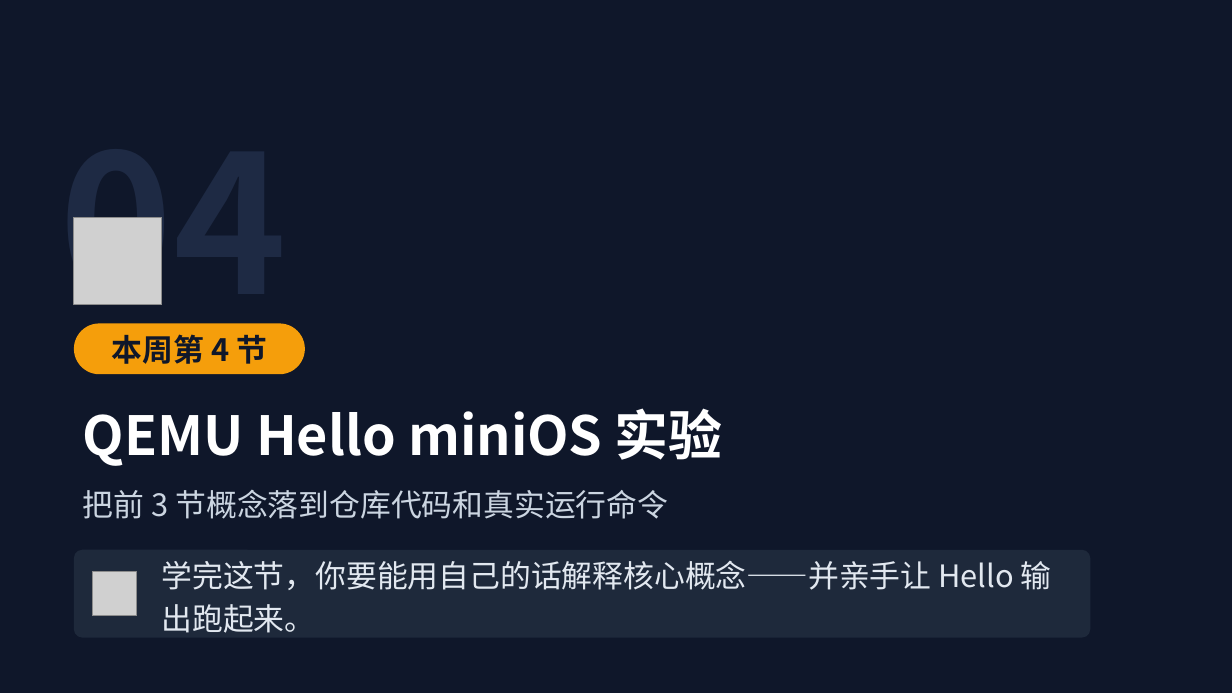
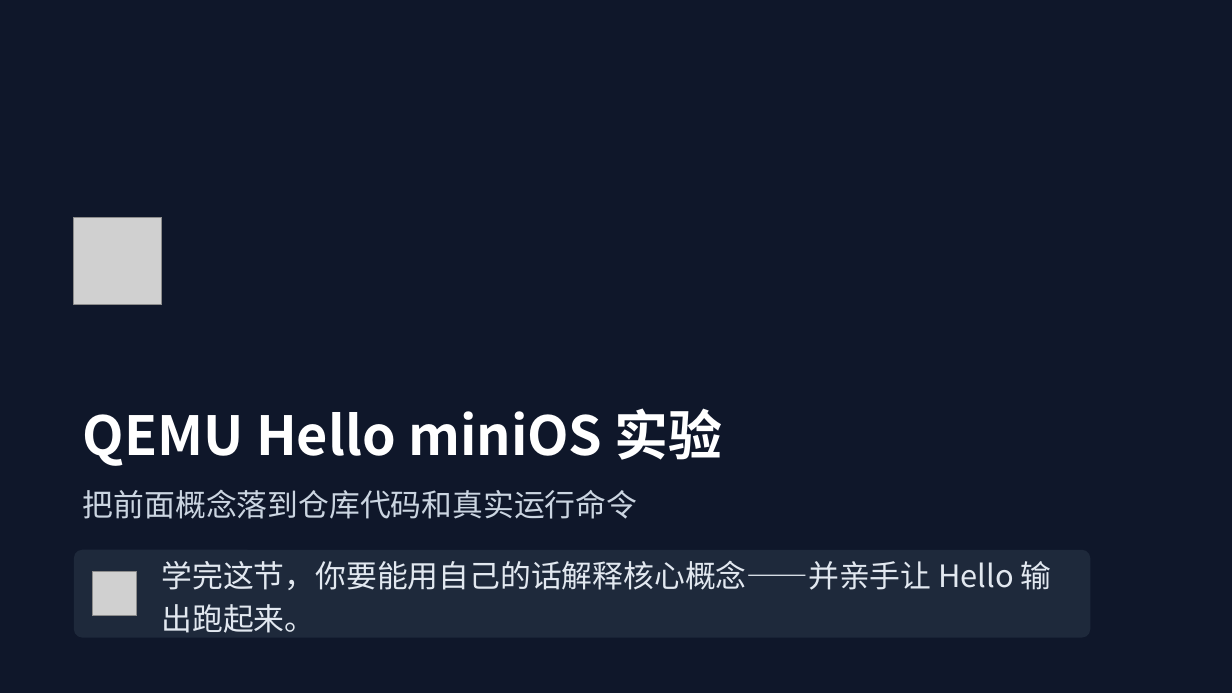
Before and after one commit to cxi218447-byte/miniOS, a slide deck: slide 25 of docs/week01/week01_qemu_hello_course.pptx (slide 24 before the commit). Drawn at 1232x693 pixels with LibreOffice and Linux fonts; fonts in the diff are those of the drawing; grey boxes stand for pictures. Boxes give left, top, right and bottom in pixels: in the first picture for what was removed or moved away, otherwise in the second. Text is boxed around its words. In the diff, an @@ line names an element or a change of style, - is before the commit and + after.

```diff
--- a/docs/week01/week01_qemu_hello_course.pptx
+++ b/docs/week01/week01_qemu_hello_course.pptx
@@ text removed at bbox=[60, 217, 287, 341] @@
-04
@@ rounded rectangle removed at bbox=[74, 323, 305, 374] @@
@@ text removed at bbox=[112, 334, 267, 364] @@
-本周第 4 节
@@ text at bbox=[83, 490, 637, 519]: text changed @@
-把前 3 节概念落到仓库代码和真实运行命令
+把前面概念落到仓库代码和真实运行命令
```
Also in this commit, not shown: 32 other slides changed, 5 slides added, 2 slides removed, 16 other files.
